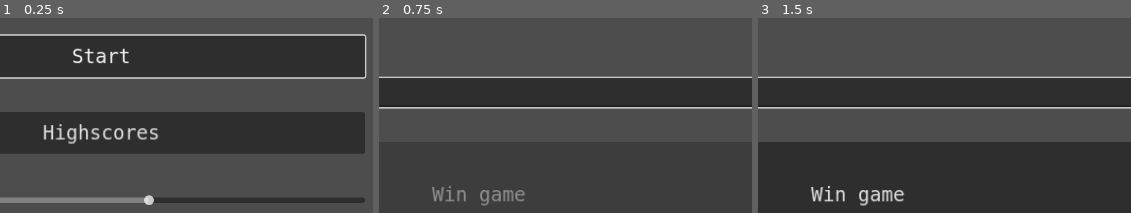
Above: before the commit, frames 1-3 (left to right).
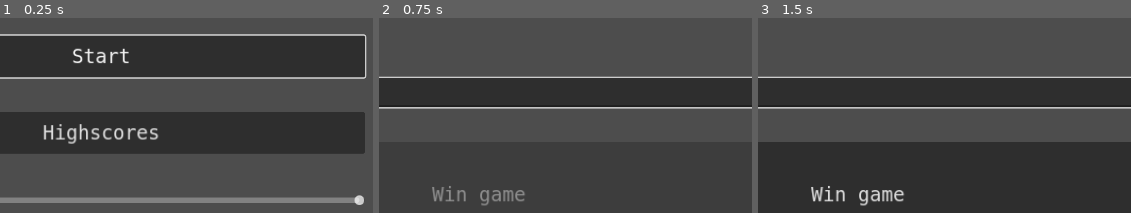
Above: after the commit, the same moments.

Repository: M4R774/Ocean-Screensaver-for-Windows-4K
Game: Godot game, scene res://menus/main_menu/main_menu.tscn
The game is run twice, just before and just after one commit, with the same random seed, the same clock (stepped at 60 frames per second) and the same inputs.
Inputs (mouse positions are % of the whole screen's width and height, from its top left):
- Up to frame 1 (0.25 s): no input
- Up to frame 2 (0.75 s): click "Start" at 0.5 s
- Up to frame 3 (1.5 s): click (50, 49) at 1.27 s; type "12" at 1.35 s
The pictures show only the part of the screen within x 37-87%, y 30-80%; the shares and areas given below are measured in that part.

The runs differ from the first frame. In frame 1, 1.9% of the frame differs, in the area x 38-98%, y 90-96%; in frame 2, nothing differs; in frame 3, nothing differs.

Commit message:
Fix audio slider not remembering the value

Diff:
--- a/ldjam55/menus/main_menu/volume_slider.gd
+++ b/ldjam55/menus/main_menu/volume_slider.gd
@@ -2,11 +2,10 @@
 
 var master_bus_index = AudioServer.get_bus_index("Master")
 
-
 func _ready():
+	self.value = db_to_linear(AudioServer.get_bus_volume_db(master_bus_index))
 	connect("value_changed", _on_HSlider_value_changed)
 	AudioServer.set_bus_volume_db(master_bus_index, linear_to_db(self.value))
 
-
 func _on_HSlider_value_changed(new_value):
 	AudioServer.set_bus_volume_db(master_bus_index, linear_to_db(new_value))
